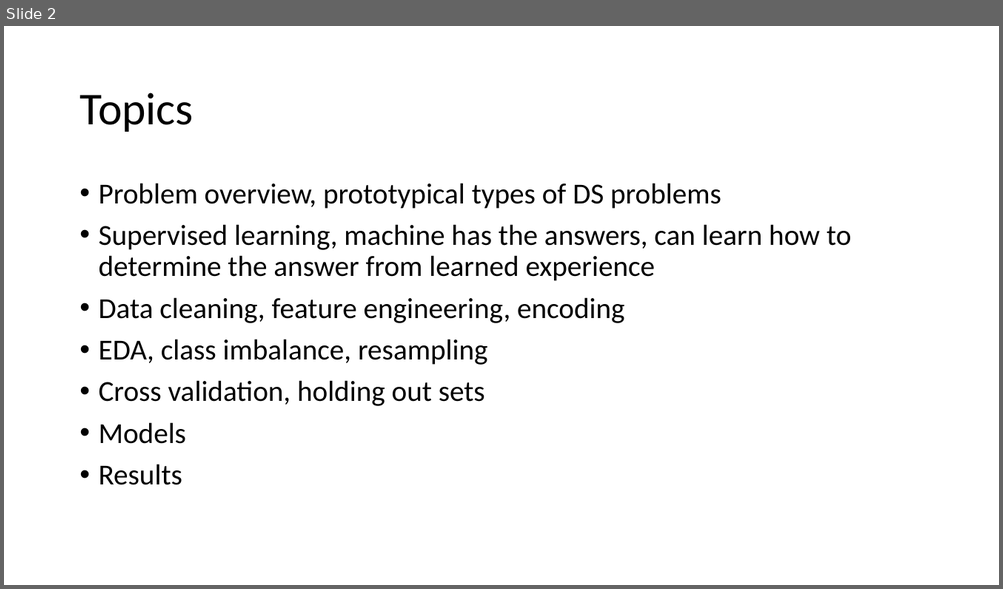
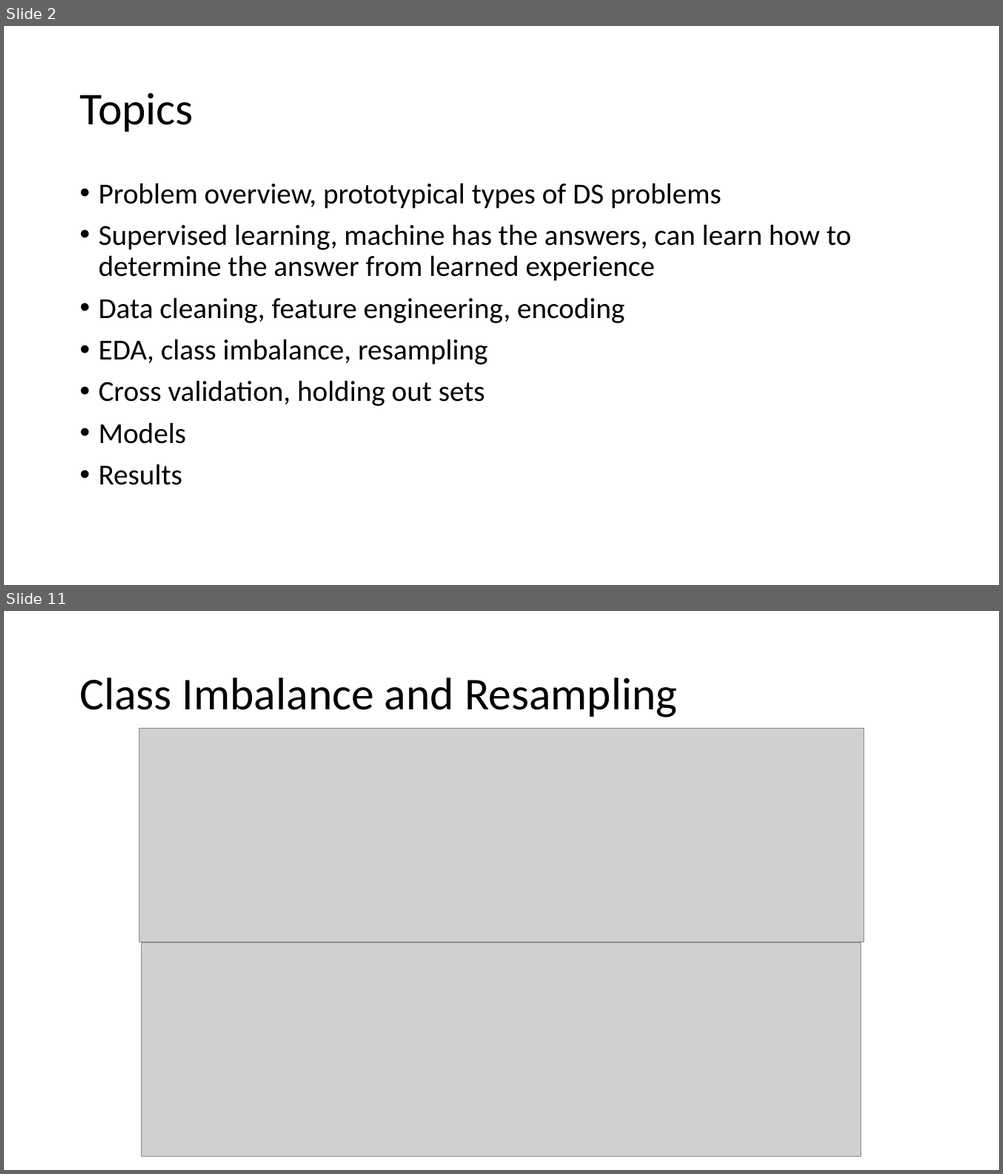
Before and after one commit to andy-j-block/census_income_predictions, a slide deck: slide_deck.pptx. Shown one above the other, each under a label of ours: slide 2 before the commit, slides 2 and 11 after it; the slides between them are not shown. The pictures are 1003x589 and 1003x1174 pixels, drawn with LibreOffice and Linux fonts; fonts in the diff are those of the drawing; grey boxes stand for pictures. Boxes give left, top, right and bottom in pixels: in the first picture for what was removed or moved away, otherwise in the second. Text is boxed around its words. In the diff, an @@ line names an element or a change of style, - is before the commit and + after.

```diff
--- a/slide_deck.pptx
+++ b/slide_deck.pptx
@@ slide 11 added at (4,611,999,1170), background #FFFFFF @@
@@ title added at (79,678,677,718), 44 pt, text #000000 @@
+Class Imbalance and Resampling
@@ picture added at (139,729,864,943) @@
@@ picture added at (142,943,860,1156) @@
```
Also in this commit, not shown: 1 slide changed, 11 other slides added, 7 other files.
